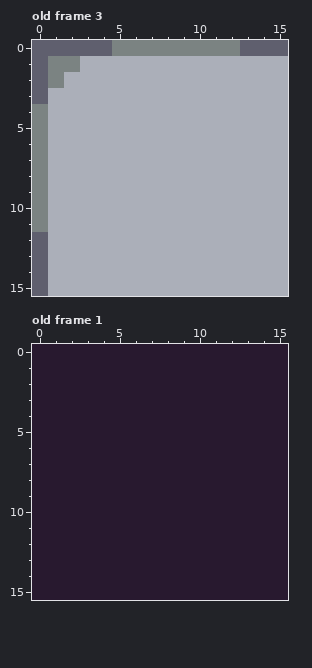
File history of a pixel-art file, assets/decor/ground.ase. The first picture shows the starting point.
16x16 pixels, 6 frames. Shown: old frame 3, old frame 1. The commit also changed other frames, which this record leaves out.
After:
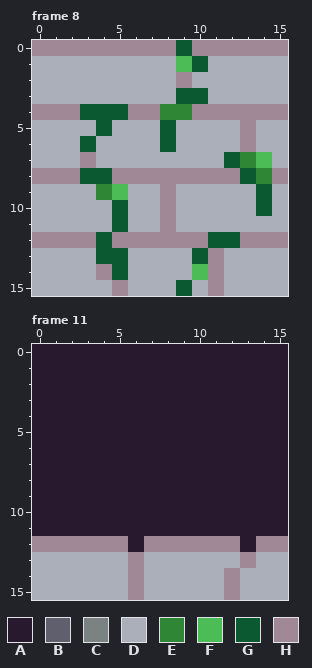
Palette (. is transparent): A #28192f  B #5f5f6e  C #7b8382  D #abafb9  E #2f8735  F #4cbd56  G #0b5931  H #a18897
A new or re-ordered frame is compared with the old frame closest to it.
Changes in this commit:
frames 6 -> 19
Frame 8 is new; against old frame 3:
The author changed colour B to colour D in rows 1 to 3 at x 0; in rows 13 to 15 at x 0.
The author changed colour C to colour D in row 1 at x 1 to 2; in row 2 at x 1; in rows 5 to 7 at x 0; in rows 9 to 11 at x 0.
The author changed colour D to colour E in row 4 at x 8 to 9; in row 7 at x 13; in row 8 at x 14; in row 9 at x 4.
The author changed colour D to colour F in row 1 at x 9; in row 7 at x 14; in row 9 at x 5; in row 14 at x 10.
The author changed colour C to colour G in row 0 at x 9.
The author changed colour D to colour G in row 1 at x 10; in row 3 at x 9 to 10; in row 4 at x 3 to 5; in row 5 at x 4 and 8; in row 6 at x 3 and 8; in row 7 at x 12.
The author changed colour D to colour G in row 8 at x 3 to 4 and 13; in row 9 at x 14; in row 10 at x 5 and 14; in row 11 at x 5; in row 12 at x 4 and 11 to 12; in row 13 at x 4 to 5 and 10.
The author changed colour D to colour G in row 14 at x 5; in row 15 at x 9.
The author changed colour B to colour H in row 0 at x 0 to 4 and 13 to 15; in row 12 at x 0.
The author changed colour C to colour H in row 0 at x 5 to 8 and 10 to 12; in row 4 at x 0; in row 8 at x 0.
The author changed colour D to colour H in row 2 at x 9; in row 4 at x 1 to 2, 6 to 7 and 10 to 15; in rows 5 to 6 at x 13; in row 7 at x 3; in row 8 at x 1 to 2, 5 to 12 and 15; in rows 9 to 11 at x 8.
The author changed colour D to colour H in row 12 at x 1 to 3, 5 to 10 and 13 to 15; in row 13 at x 11; in row 14 at x 4 and 11; in row 15 at x 5 and 11.
Frame 11 is new; against old frame 1:
The author changed colour A to colour D in row 13 at x 0 to 5, 7 to 12 and 14 to 15; in rows 14 to 15 at x 0 to 5, 7 to 11 and 13 to 15.
The author changed colour A to colour H in row 12 at x 0 to 5, 7 to 12 and 14 to 15; in row 13 at x 6 and 13; in rows 14 to 15 at x 6 and 12.
